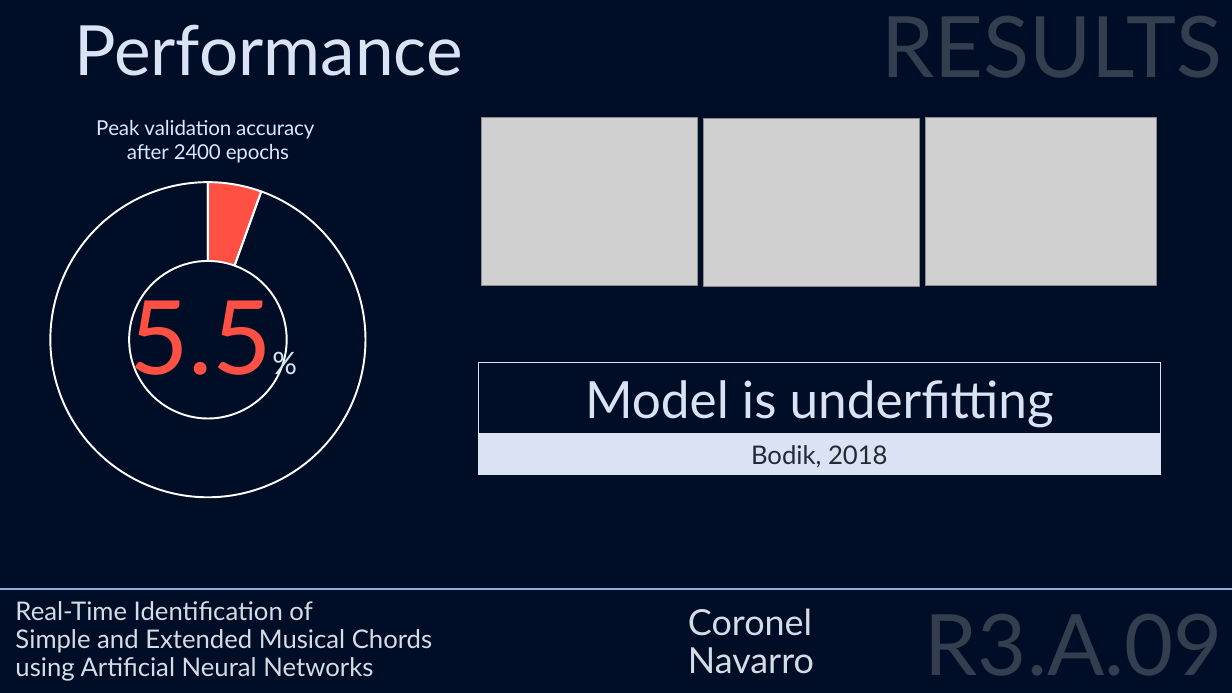
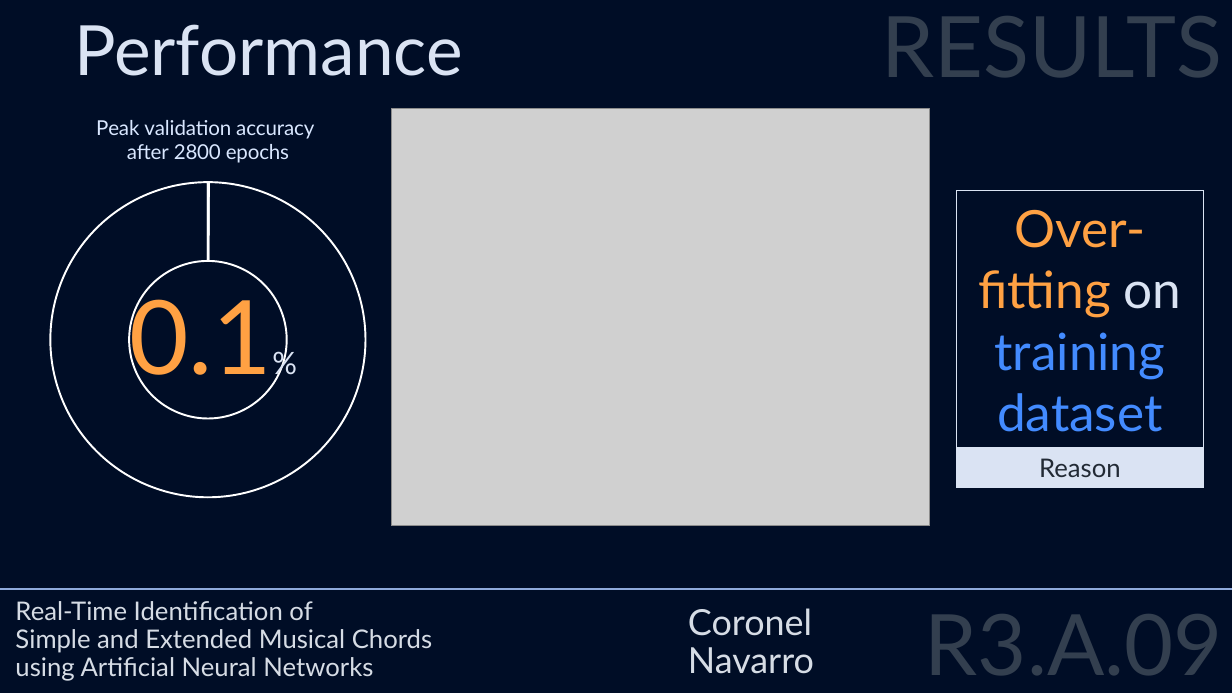
Before and after one commit to visaural/R2_B09_Chord_Identification, a slide deck: slide 37 of presentations/6/q1_oral_defense/r3_a09_q1_oral_defense.pptx (slide 36 before the commit). Drawn at 1232x693 pixels with LibreOffice and Linux fonts; fonts in the diff are those of the drawing; grey boxes stand for pictures. Boxes give left, top, right and bottom in pixels: in the first picture for what was removed or moved away, otherwise in the second. Text is boxed around its words. In the diff, an @@ line names an element or a change of style, - is before the commit and + after.

```diff
--- a/presentations/6/q1_oral_defense/r3_a09_q1_oral_defense.pptx
+++ b/presentations/6/q1_oral_defense/r3_a09_q1_oral_defense.pptx
@@ doughnut chart at [0,97,491,540] @@
@@ title "Peak validation accuracy after 2400 epochs " to "Peak validation accuracy after 2800 epochs " @@
@@ Series 1, 1: 6 to 0 @@
@@ Series 1, 2: 94 to 100 @@
@@ picture added at [391,109,930,526] @@
@@ picture removed at [482,117,697,286] @@
@@ picture removed at [703,118,919,287] @@
@@ picture removed at [926,117,1157,286] @@
@@ rectangle added at [957,190,1203,448], outline #DAE3F3 0.75 pt, 40 pt, text #438BFF @@
+Over-fitting on training dataset
@@ text at [129,285,272,392]: text changed; text colour #FF5043 to #FFA143 @@
-5.5%
+0.1%
@@ rectangle removed at [479,362,1161,433] @@
-Model is underfitting
@@ rectangle removed at [479,434,1161,475] @@
-Bodik, 2018
@@ rectangle added at [957,447,1203,488], fill #DAE3F3, outline #DAE3F3 0.75 pt, 20 pt, text #222A35 @@
+Reason
```
Also in this commit, not shown: 9 other slides changed, 1 slide added, 2 other files.
